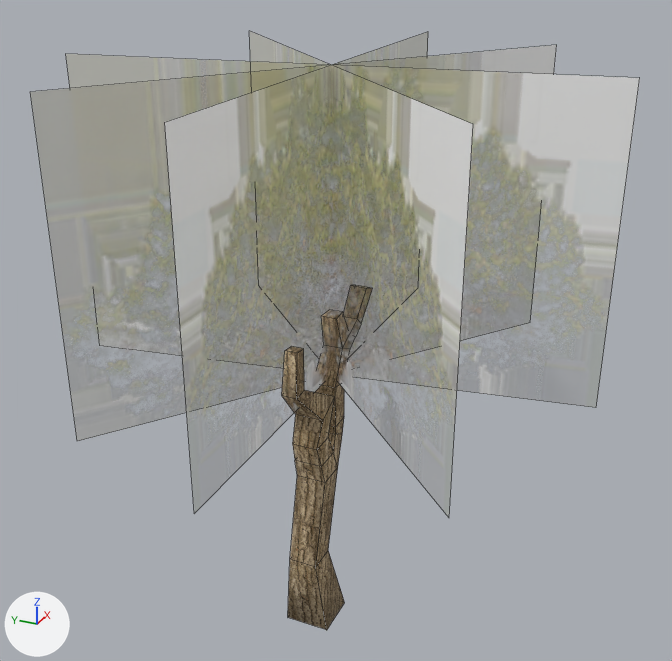
One commit to the FBX model Assets/BeneathThePetals/Graphics/Models/Environment/Tree.fbx: the scene before it, then after it.
The view is the same before and after, from a 50 mm lens placed at (8.28, -2.76, 5.58), pointed at (14.43, 0.01, 2.51). The axes (+X, +Y, +Z) are drawn at lower left. The lights are the same throughout. Mesh edges are drawn as thin lines. Where no turn or scale is listed for an object, it has been applied to the vertices.
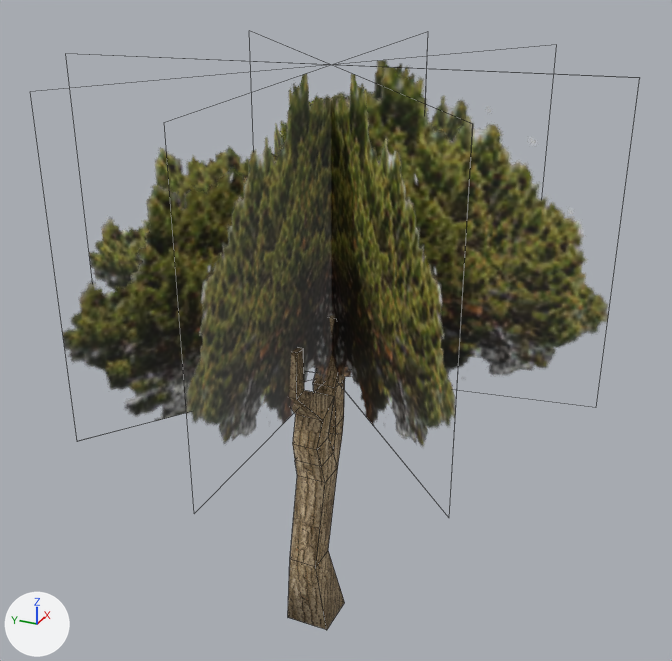
The newer file is also turned or shifted as a whole; pictures and numbers use the older file's frame.

Changed parts and their boxes (x1, y1, x2, y2) in the pictures (672 x 661 px):
```json
{"object": "Cube.015", "change": "surface changed, reshaped", "before": [30, 31, 640, 630], "after": [63, 60, 609, 630]}
{"part": 1, "of": "me_cube_007", "change": "built on", "after": [63, 60, 609, 446], "on screen": "yellow"}
```

Scene script edits in JSON lines:
```json
{"op": "set", "path": "img_tree1_png", "old": "load_image('tree1.png', '../../Textures/tree1.png', 238, 282, 'Non-Color')", "new": "load_image('tree1.png', '_unpacked/tree1.png', 238, 282, 'sRGB')"}
{"op": "remove", "block": "mat_tree1_1", "code": "n3 = _N.new('ShaderNodeTexImage'); n3.name = 'Image Texture.001'"}
{"op": "remove", "block": "mat_tree1_1", "code": "n3.image = img_tree1_png"}
{"op": "remove", "block": "mat_tree1_1", "code": "n3.extension = 'EXTEND'"}
{"block": "mat_tree1_1", "where": "n0 = _N.new('ShaderNodeBsdfPrincipled'); n0.name = 'Principled BSDF'"}
{"op": "remove", "block": "mat_tree1_1", "code": "_L.new(n3.outputs[0], n0.inputs[4])  # 'Color' to 'Alpha'"}
{"block": "mat_tree1_1", "where": "n2 = _N.new('ShaderNodeTexImage'); n2.name = 'Image Texture'"}
{"op": "add", "block": "mat_tree1_1", "code": "_L.new(n2.outputs[1], n0.inputs[4])  # 'Alpha' to 'Alpha'"}
{"block": "me_cube_007", "where": "# used by ob_cube_015; location = (13.969, 0.0, 0.131)"}
{"op": "remove", "block": "me_cube_007", "code": "me_cube_007.from_pydata(...)  # 80 vertices, 66 faces; spans x -1.69..2.42, y -2.03..2.03, z -0.11..4.44"}
{"op": "add", "block": "me_cube_007", "code": "me_cube_007.from_pydata(...)  # 160 vertices, 148 faces; spans x -1.69..2.42, y -2.03..2.03, z -0.11..4.44"}
{"block": "me_cube_007", "change": "me_cube_007 part 1"}
{"block": "me_cube_007", "change": "4 faces are deleted"}
{"block": "me_cube_007", "change": "69 vertices are added at x -1.69..2.42, y -2.03..2.03, z -0.1..4.44"}
{"block": "me_cube_007", "change": "6 new vertices lie (0.0, 0.24, 0.0) away from vertices in x -0.21..0.21, y -0.12, z 0.58..1.96"}
{"block": "me_cube_007", "change": "5 new vertices lie (0.0, 0.12, 0.0) away from vertices in x -0.38..0.72, y -0.06, z 2.19..2.55"}
{"block": "me_cube_007", "change": "66 new faces join them, mat_tree1 (picture img_treebark1_png)"}
{"block": "me_cube_007", "change": "20 new faces join them, mat_tree1_1 (picture img_tree1_png)"}
```
